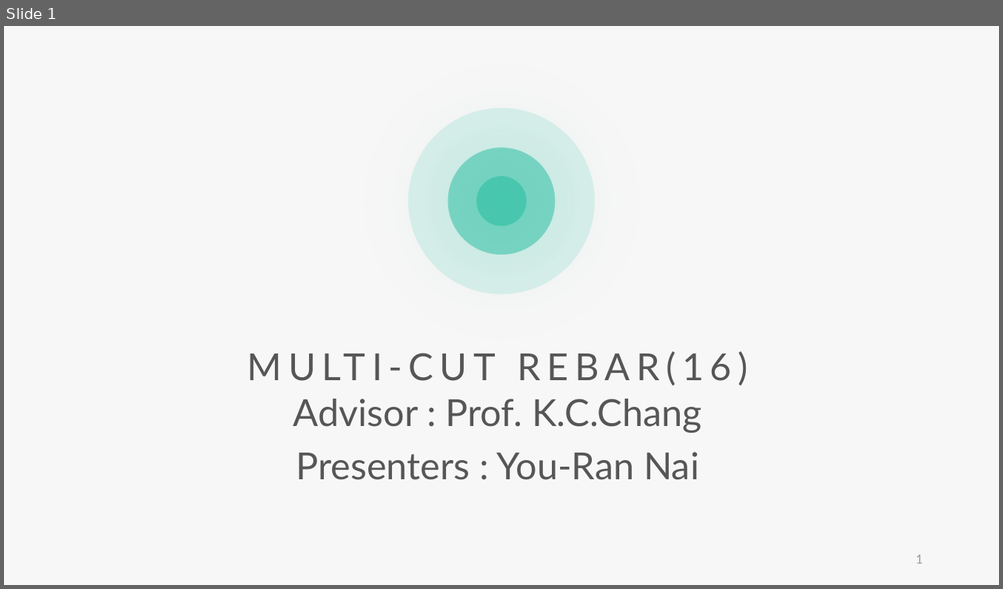
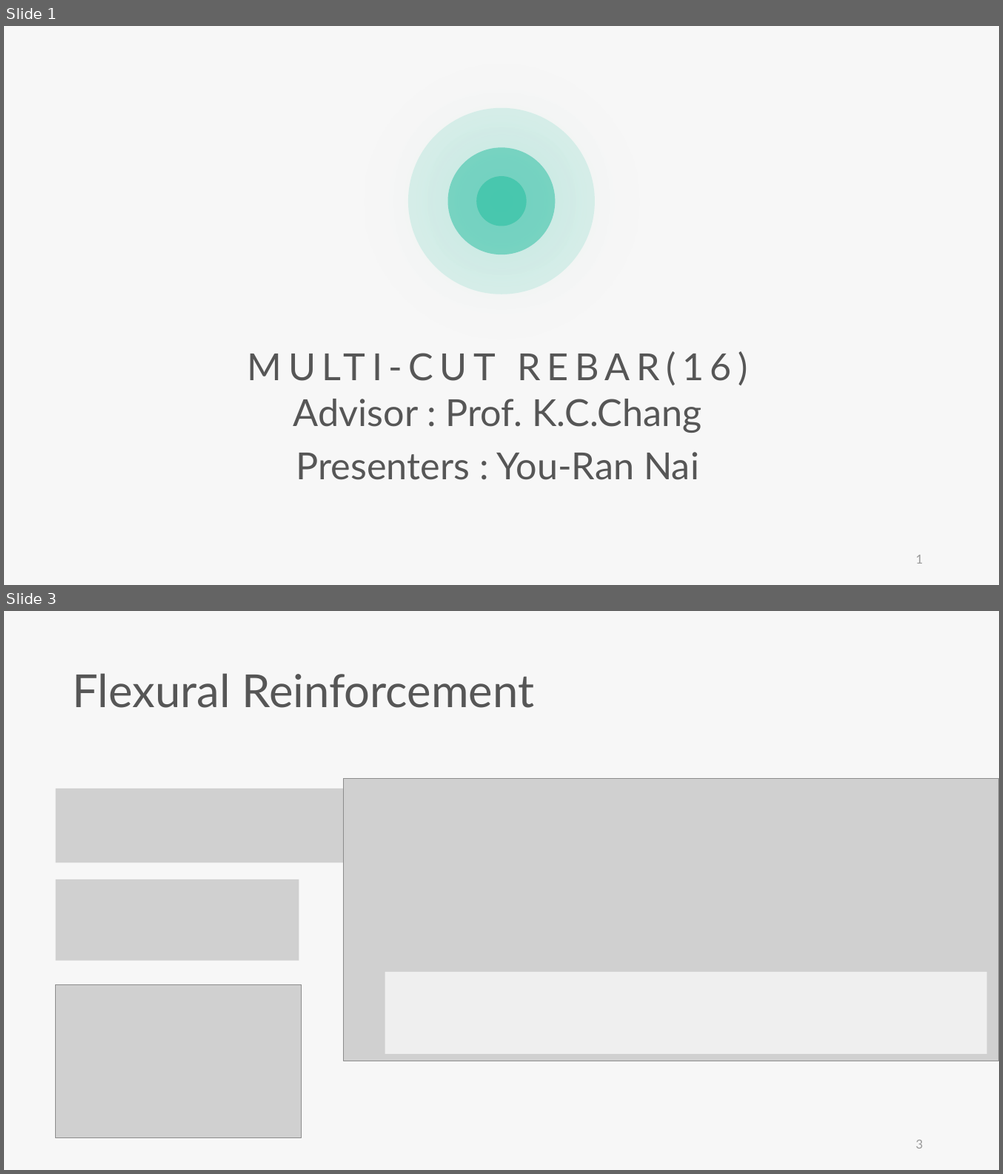
Before and after one commit to skyran1278/VbaProject, a slide deck: 20180126_SmartCut/Meeting/20190502 Meeting/20190502 Meeting.pptx. Shown one above the other, each under a label of ours: slide 1 before the commit, slides 1 and 3 after it; the slides between them are not shown. The pictures are 1003x589 and 1003x1174 pixels, drawn with LibreOffice and Linux fonts; fonts in the diff are those of the drawing; grey boxes stand for pictures. Boxes give left, top, right and bottom in pixels: in the first picture for what was removed or moved away, otherwise in the second. Text is boxed around its words. In the diff, an @@ line names an element or a change of style, - is before the commit and + after.

```diff
--- a/20180126_SmartCut/Meeting/20190502 Meeting/20190502 Meeting.pptx
+++ b/20180126_SmartCut/Meeting/20190502 Meeting/20190502 Meeting.pptx
@@ slide 3 added at box(4, 611, 999, 1170), background #F7F7F7 @@
@@ text added at box(73, 673, 534, 708), 44 pt, text #565656 @@
+Flexural Reinforcement
@@ picture added at box(344, 779, 999, 1062) @@
@@ picture added at box(56, 789, 344, 863) @@
@@ picture added at box(56, 880, 299, 961) @@
@@ picture added at box(56, 985, 301, 1139) @@
@@ rectangle added at box(384, 972, 987, 1054), fill #F7F7F7 at 80% opacity @@
@@ page number added at box(916, 1140, 923, 1149), 12 pt, text #9A9A9A @@
+3
```
Also in this commit, not shown: 21 other slides added, 18 slides removed, 8 other files.
